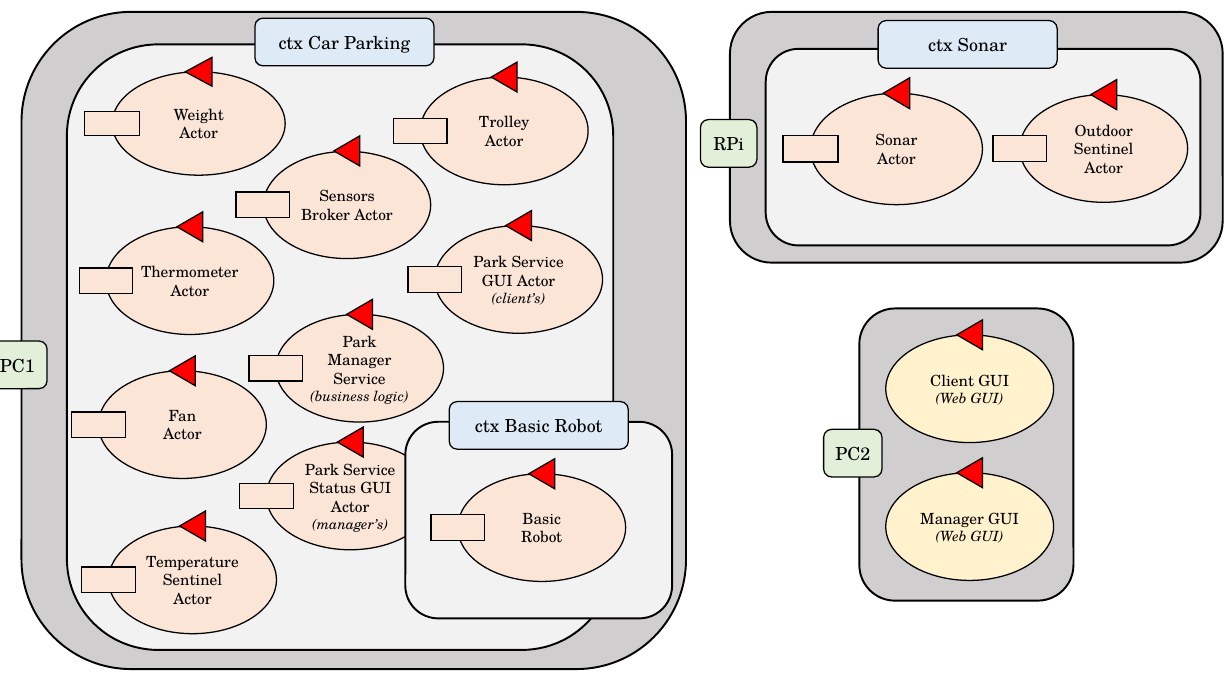
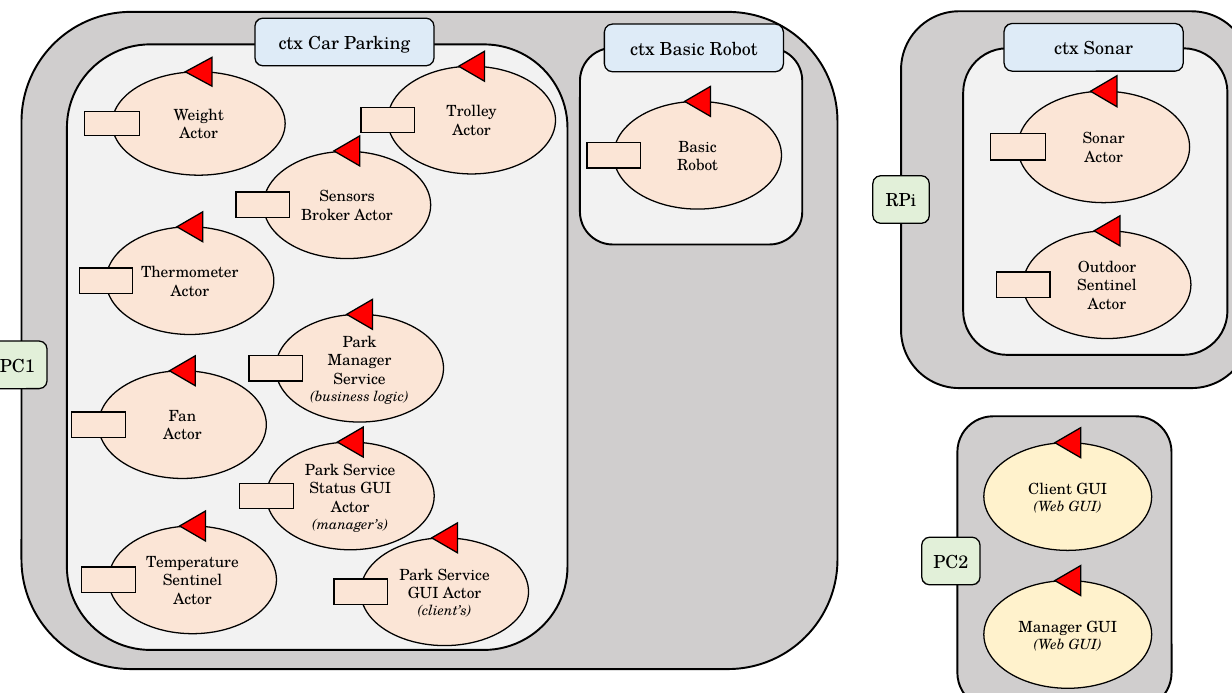
Before and after one commit to JackFantaz/Automated-Car-Parking, a slide deck: slide 21 of Deployment/userDocs/img/final_task_schema.pptx. Drawn at 1232x693 pixels with LibreOffice and Linux fonts; fonts in the diff are those of the drawing. Boxes give left, top, right and bottom in pixels: in the first picture for what was removed or moved away, otherwise in the second. Text is boxed around its words. In the diff, an @@ line names an element or a change of style, - is before the commit and + after.

```diff
--- a/Deployment/userDocs/img/final_task_schema.pptx
+++ b/Deployment/userDocs/img/final_task_schema.pptx
@@ rounded rectangle resized from (x1=21, y1=12, x2=686, y2=669) to (x1=21, y1=12, x2=837, y2=669) @@
@@ rounded rectangle "ctx Basic Robot" moved from (x1=449, y1=402, x2=628, y2=450) to (x1=604, y1=24, x2=784, y2=72) @@
@@ rounded rectangle resized from (x1=730, y1=12, x2=1223, y2=262) to (x1=901, y1=11, x2=1232, y2=388) @@
@@ rounded rectangle "ctx Sonar" moved from (x1=878, y1=20, x2=1057, y2=68) to (x1=1005, y1=23, x2=1184, y2=71) @@
@@ rounded rectangle resized from (x1=67, y1=44, x2=613, y2=650) to (x1=67, y1=44, x2=567, y2=650) @@
@@ rounded rectangle resized from (x1=406, y1=422, x2=673, y2=619) to (x1=580, y1=48, x2=803, y2=245) @@
@@ rounded rectangle resized from (x1=766, y1=49, x2=1202, y2=246) to (x1=963, y1=48, x2=1227, y2=355) @@
@@ triangle moved from (x1=529, y1=459, x2=555, y2=489) to (x1=685, y1=87, x2=711, y2=116) @@
@@ triangle moved from (x1=884, y1=78, x2=911, y2=110) to (x1=1091, y1=75, x2=1118, y2=107) @@
@@ 1 ellipse, 1 triangle, 1 rectangle moved together from (x1=394, y1=62, x2=589, y2=185) to (x1=361, y1=52, x2=556, y2=175) @@
@@ ellipse "Basic" moved from (x1=458, y1=474, x2=627, y2=582) to (x1=614, y1=102, x2=782, y2=210) @@
@@ ellipse "Sonar" moved from (x1=811, y1=93, x2=982, y2=205) to (x1=1018, y1=91, x2=1189, y2=203) @@
@@ rectangle moved from (x1=431, y1=515, x2=484, y2=541) to (x1=587, y1=142, x2=640, y2=168) @@
@@ rectangle moved from (x1=784, y1=136, x2=838, y2=163) to (x1=991, y1=134, x2=1045, y2=161) @@
@@ rounded rectangle "RPi" moved from (x1=701, y1=119, x2=757, y2=167) to (x1=873, y1=176, x2=930, y2=224) @@
@@ ellipse "Outdoor Sentinel Actor" moved from (x1=1020, y1=94, x2=1189, y2=202) to (x1=1023, y1=231, x2=1191, y2=339) @@
@@ triangle moved from (x1=1091, y1=79, x2=1116, y2=109) to (x1=1094, y1=216, x2=1120, y2=246) @@
@@ rectangle moved from (x1=994, y1=136, x2=1047, y2=162) to (x1=996, y1=272, x2=1050, y2=298) @@
@@ 2 triangles, 1 ellipse, 1 rounded rectangle moved together from (x1=860, y1=309, x2=1074, y2=601) to (x1=958, y1=417, x2=1172, y2=693) @@
@@ rounded rectangle "PC2" moved from (x1=823, y1=430, x2=882, y2=478) to (x1=922, y1=537, x2=981, y2=585) @@
@@ 1 ellipse, 1 triangle, 1 rectangle moved together from (x1=408, y1=211, x2=604, y2=334) to (x1=334, y1=523, x2=529, y2=646) @@
@@ ellipse "Manager GUI" moved from (x1=886, y1=473, x2=1055, y2=581) to (x1=984, y1=580, x2=1153, y2=689) @@
```
Also in this commit, not shown: 2 other files.
